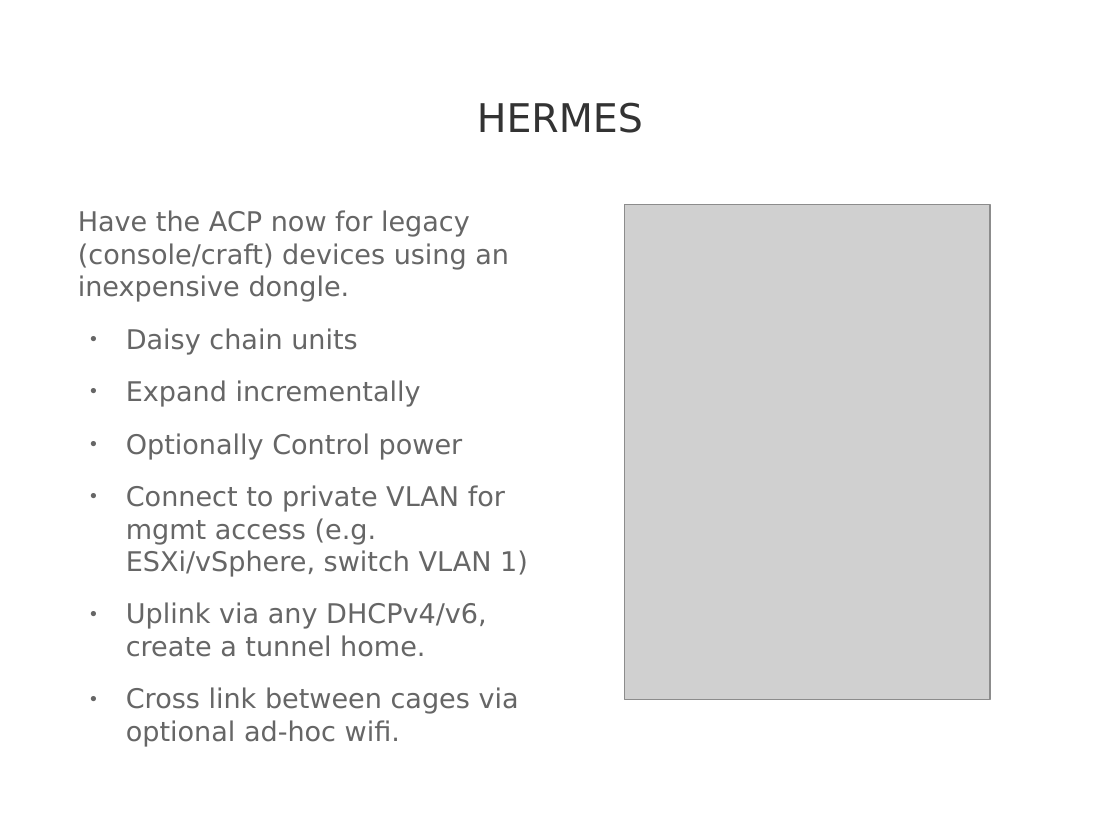
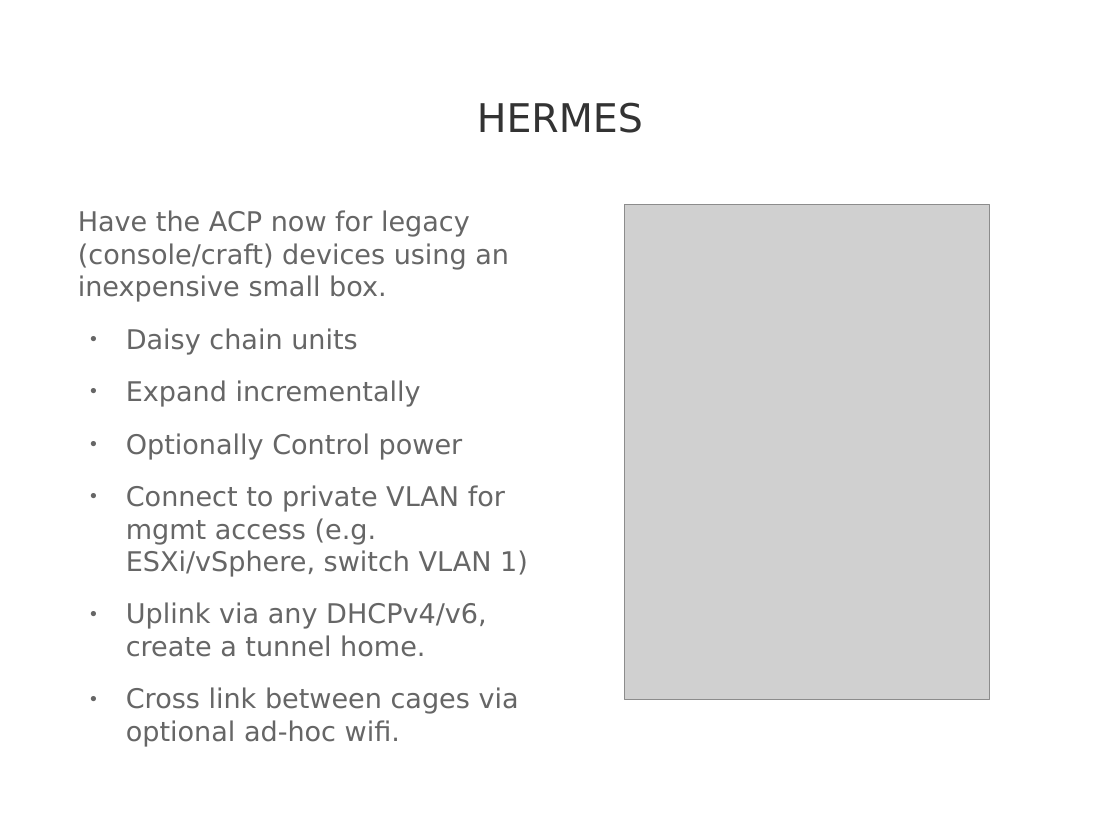
Before and after one commit to AnimaGUS-minerva/HermesConnectCase, a slide deck: slide 6 of doc/marketing.odp. Drawn at 1120x840 pixels with LibreOffice and Linux fonts; fonts in the diff are those of the drawing; grey boxes stand for pictures; background and template pictures are left out. Boxes give left, top, right and bottom in pixels: in the first picture for what was removed or moved away, otherwise in the second. Text is boxed around its words. In the diff, an @@ line names an element or a change of style, - is before the commit and + after.

Commit message:
marketing for hermes

```diff
--- a/doc/marketing.odp
+++ b/doc/marketing.odp
@@ text at bbox=[78, 210, 509, 301]: text changed @@
-Have the ACP now for legacy (console/craft) devices using an inexpensive dongle.
+Have the ACP now for legacy (console/craft) devices using an inexpensive small box.
```
Also in this commit, not shown: 3 other slides changed, 11 other files.
